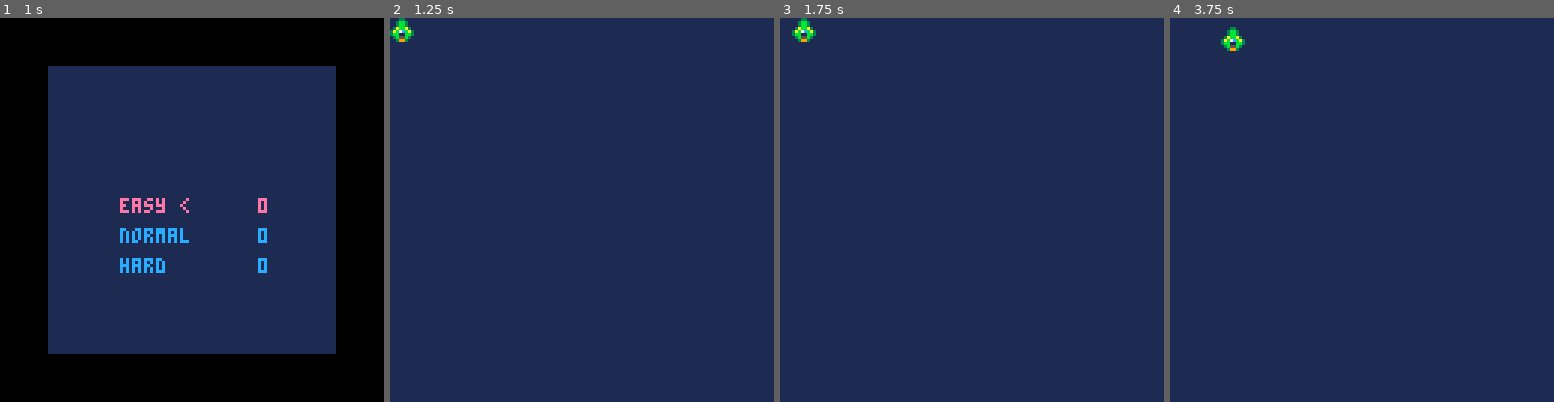
Above: before the commit, frames 1-4 (left to right).
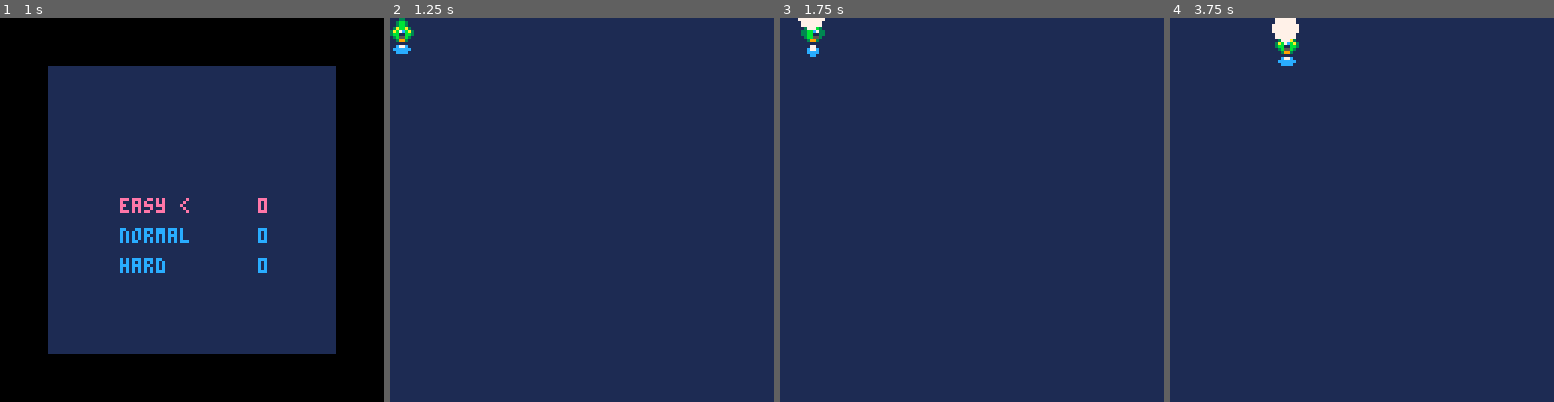
Above: after the commit, the same moments.

Repository: ehmtang/shmup_p8
Game: PICO-8 cartridge cart.p8
The game is run twice, just before and just after one commit, with the same random seed, the same clock (stepped at 60 frames per second) and the same inputs.
Inputs:
- Up to frame 1 (1 s): tap X (X key) at 0.33 s; tap O (Z key) at 0.7 s
- Up to frame 2 (1.25 s): tap X (X key) at 1.07 s
- Up to frame 3 (1.75 s): hold Right from 1.6 s (still down); tap O (Z key) at 1.7 s
- Up to frame 4 (3.75 s): tap X (X key) at 1.85, 2.97 s; release Right at 2.1 s; tap O (Z key) every 0.4 s from 2.1 to 3.7 s; hold Up 2.15-2.42 s; hold Right 2.47-3.03 s; hold Left 3.08-3.58 s; hold Down from 3.63 s (still down)

Frame 1 is identical in both runs. In frame 2, less than 0.1% of the frame differs, in the area x 0-6%, y 7-10%; in frame 3, 0.5%; in frame 4, 0.8%, in the area x 13-34%, y 0-13%.

Commit message:
anims added

Diff:
--- a/cart.p8
+++ b/cart.p8
@@ -5,31 +5,38 @@
 -- @ehmtang
 --⬅️➡️⬆️⬇️ ❎🅾️
 -- game states and objects
-#include scripts/entities/gameobject.lua
+#include scripts/objects/gameobject.lua
 #include scripts/scenes/flowState.lua
---#include scripts/entities/camera.lua
---#include scripts/entities/ui.lua
+--#include scripts/objects/camera.lua
+--#include scripts/objects/ui.lua
+#include scripts/objects/player.lua
+#include scripts/objects/bullet.lua
 
 -- scenes
 #include scripts/scenes/level.lua
 #include scripts/scenes/menu.lua
 #include scripts/scenes/splash.lua
 
--- entities
-#include scripts/entities/player.lua
 
 -- utilities
---#include scripts/utilities/logon.lua
+#include scripts/utilities/logger.lua
 #include scripts/utilities/globals.lua
 
 --main
 #include scripts/main.lua
 __gfx__
-00000000000330000000000000000000000000000000000000000000000000000000000000000000000000000000000000000000000000000000000000000000
-00000000003bb3000000000000000000000000000000000000000000000000000000000000000000000000000000000000000000000000000000000000000000
-00700700003bb3000000000000000000000000000000000000000000000000000000000000000000000000000000000000000000000000000000000000000000
-0007700003abba300000000000000000000000000000000000000000000000000000000000000000000000000000000000000000000000000000000000000000
-000770003ab7cba30000000000000000000000000000000000000000000000000000000000000000000000000000000000000000000000000000000000000000
-007007003bb11bb30000000000000000000000000000000000000000000000000000000000000000000000000000000000000000000000000000000000000000
-0000000003b55b300000000000000000000000000000000000000000000000000000000000000000000000000000000000000000000000000000000000000000
-00000000003993000000000000000000000000000000000000000000000000000000000000000000000000000000000000000000000000000000000000000000
+00000000000330000003300000033000000000000000000000000000000000000000000000000000000000000000000000000000000000000000000000000000
+00000000003bb300003bb300003bb3000000000000077000000770000007700000c77c0000077000000000000000000000000000000000000000000000000000
+00700700003bb300003bb300003bb3000000000000c77c000007700000c77c000cccccc000c77c00000000000000000000000000000000000000000000000000
+0007700003bbba3003abba3003abbb300000000000cccc00000cc00000cccc0000cccc0000cccc00000000000000000000000000000000000000000000000000
+00077000337cbb333ab7cba333bbc73300000000000cc000000cc000000cc00000000000000cc000000000000000000000000000000000000000000000000000
+007007003311bb333bb11bb333bb11330000000000000000000cc000000000000000000000000000000000000000000000000000000000000000000000000000
+000000000355bb3003b55b3003bb5530000000000000000000000000000000000000000000000000000000000000000000000000000000000000000000000000
+00000000003993000039930000399300000000000000000000000000000000000000000000000000000000000000000000000000000000000000000000000000
+00000000000000000000000000000000000000000000000000000000000000000000000000000000000000000000000000000000000000000000000000000000
+00099000000000000000000000000000000000000000000000000000000000000000000000000000000000000000000000000000000000000000000000000000
+00977900000000000000000000000000000000000000000000000000000000000000000000000000000000000000000000000000000000000000000000000000
+009a7900000000000000000000000000000000000000000000000000000000000000000000000000000000000000000000000000000000000000000000000000
+00099000000000000000000000000000000000000000000000000000000000000000000000000000000000000000000000000000000000000000000000000000
+
+
--- a/scripts/entities/player.lua
+++ /dev/null
@@ -1,57 +0,0 @@
-player_obj = g_obj:new({
-    max_vel = 2,
-
-    init = function(_ENV)
-        sprite_id = 1
-        pos_x = 0
-        pos_y = 0
-        vel_x = 0
-        vel_y = 0
-        acc_x = 0
-        acc_y = 0
-        --pos_y = floory[current_elevator.current_floor_idx]
-    end,
-
-    update = function(_ENV)
-        _ENV:player_ctrls()
-        _ENV:bound_player()
-        g_obj.update(_ENV)
-    end,
-
-    draw = function(_ENV)
-        g_obj.draw(_ENV)
-    end,
-
-    player_ctrls = function(_ENV)
-        if btn(0) then
-            pos_x -= 1 -- Move left
-        elseif btn(1) then
-            pos_x += 1 -- Move right
-        end
-
-        if btn(2) then
-            pos_y -= 1 -- Move up
-        elseif btn(3) then
-            pos_y += 1 -- Move down
-        end
-
-        if btn(4) then
-
-        end
-    end,
-
-    bound_player = function(_ENV)
-        if pos_x > 120 then
-            pos_x = 120
-        elseif pos_x < 0 then
-            pos_x = 0
-        end
-
-        if pos_y > 120 then
-            pos_y = 120
-        elseif pos_y < 0 then
-            pos_y = 0
-        end
-    end
-
-})
--- /dev/null
+++ b/scripts/objects/bullet.lua
@@ -0,0 +1,12 @@
+bullet_obj = g_obj:new({
+    vel_y = -3,
+    sprite_id = 16,
+
+    update = function(_ENV)
+        g_obj.update(_ENV)
+    end,
+
+    draw = function(_ENV)
+        g_obj.draw(_ENV)
+    end,
+})
--- a/scripts/entities/gameobject.lua
+++ b/scripts/objects/gameobject.lua
@@ -51,7 +51,11 @@
 
 -- to inherit from this class do this
 
---new_obj=g_obj:new({x=5, update=function(_ENV){
---  x++}})
+--new_obj=g_obj:new({
+--  x=5,
+--  update=function(_ENV)
+--  {
+--      x++}
+--  })
 
 --for global assignment inside class use
--- /dev/null
+++ b/scripts/objects/player.lua
@@ -0,0 +1,148 @@
+player_obj = g_obj:new({
+
+    max_vel = 1,
+
+    vel_decay = 0.05,
+    acc_decay = 0.1,
+
+    bullets = {},
+    fire_time = 0,
+    fire_rate = 0.3,
+
+    exh_spr_id = 5,
+    exh_anim_spd = 0.8,
+    exh_frame = 0,
+    exh_frame_pos = 0,
+    exh_nframes = 5,
+
+    muzzle_r = 0,
+    muzzle_rmax = 5,
+
+    init = function(_ENV)
+        sprite_id = 2
+        pos_x = 0
+        pos_y = 0
+        vel_x = 0
+        vel_y = 0
+        acc_x = 0
+        acc_y = 0
+    end,
+
+    update = function(_ENV)
+        _ENV:player_ctrls()
+        _ENV:bound_player()
+
+        fire_time += g_elapsed_time
+
+        -- Update bullets
+        _ENV:update_bullets()
+
+        -- Apply velocity decay when no input is given
+        if not (btn(0) or btn(1)) then
+            vel_x -= vel_decay * sign(vel_x)
+            if abs(vel_x) < 0.01 then
+                vel_x = 0
+            end
+        end
+        if not (btn(2) or btn(3)) then
+            vel_y -= vel_decay * sign(vel_y)
+            if abs(vel_y) < 0.01 then
+                vel_y = 0
+            end
+        end
+
+        -- clamp velocities
+        if ssqr(vel_x, vel_y) > max_vel * max_vel then
+            local nvel_x, nvel_y = norm(vel_x, vel_y)
+            vel_x = nvel_x * max_vel
+            vel_y = nvel_y * max_vel
+        end
+
+        muzzle_r -=1
+        muzzle_r = mid(0, muzzle_r, muzzle_rmax)
+        g_obj.update(_ENV)
+    end,
+
+    draw = function(_ENV)
+        -- draw all bullets
+        for _, bullet in ipairs(bullets) do
+            bullet:draw()
+        end
+
+        -- set left, right and idle sprites
+        if btn(0) then
+            sprite_id = 1
+        elseif btn(1) then
+            sprite_id = 3
+        else
+            sprite_id = 2
+        end
+
+        -- exhaust animation
+        exh_frame_pos += exh_anim_spd
+        if (exh_frame_pos > 1) then
+            exh_frame += 1
+            exh_frame_pos -= 1
+
+            if exh_frame >= exh_nframes then
+                exh_frame = 0
+            end
+        end
+        spr(exh_spr_id + exh_frame, pos_x, pos_y + 8)
+
+
+        g_obj.draw(_ENV)
+
+        -- muzzle flash
+        circfill(pos_x + 3, pos_y - 1, muzzle_r, 7)
+    end,
+
+    player_ctrls = function(_ENV)
+        if btn(0) then
+            acc_x = -1 -- Move left
+        elseif btn(1) then
+            acc_x = 1  -- Move right
+        else
+            acc_x = 0
+        end
+
+        if btn(2) then
+            acc_y = -1 -- Move up
+        elseif btn(3) then
+            acc_y = 1  -- Move down
+        else
+            acc_y = 0
+        end
+
+        if btn(4) then
+            if fire_time > fire_rate then
+                _ENV:shoot_bullet()
+            end
+        end
+    end,
+
+    shoot_bullet = function(_ENV)
+        sfx(0)
+        local bullet = bullet_obj:new({
+            pos_x = pos_x,
+            pos_y = pos_y - 2,
+        })
+        add(bullets, bullet)
+        muzzle_r = muzzle_rmax
+        fire_time = 0
+    end,
+
+    update_bullets = function(_ENV)
+        for i = #bullets, 1, -1 do
+            bullets[i]:update()
+            if bullets[i].pos_y < 0 or bullets[i].pos_y > 128 then
+                deli(bullets, i)
+            end
+        end
+    end,
+
+    bound_player = function(_ENV)
+        pos_x = mid(0, pos_x, 120)
+        pos_y = mid(0, pos_y, 120)
+    end,
+})
--- a/scripts/scenes/level.lua
+++ b/scripts/scenes/level.lua
@@ -25,6 +25,8 @@
         rectfill(0, 0, 127, 127, 1)
         --ui_obj:draw()
         player:draw()
+
+
     end
 })
 
--- a/scripts/utilities/globals.lua
+++ b/scripts/utilities/globals.lua
@@ -12,9 +12,22 @@
 end
 
 function print_bold_r_aligned(text, x, y, text_colour, highlight_colour)
-    print(text, x - #text*4 - 1, y, highlight_colour)
-    print(text, x - #text*4 + 1, y, highlight_colour)
-    print(text, x - #text*4, y - 1, highlight_colour)
-    print(text, x - #text*4, y + 1, highlight_colour)
-    print(text, x - #text*4, y, text_colour)
+    print(text, x - #text * 4 - 1, y, highlight_colour)
+    print(text, x - #text * 4 + 1, y, highlight_colour)
+    print(text, x - #text * 4, y - 1, highlight_colour)
+    print(text, x - #text * 4, y + 1, highlight_colour)
+    print(text, x - #text * 4, y, text_colour)
 end
+
+function sign(x)
+    return x > 0 and 1 or (x < 0 and -1 or 0)
+end
+
+function ssqr(x, y)
+    return x*x + y*y
+end
+
+function norm(x, y)
+    local len_sq = ssqr(x, y)
+    return len_sq > 0 and (x / sqrt(len_sq)), (y / sqrt(len_sq)) or 0, 0
+end
--- a/scripts/utilities/logon.lua
+++ b/scripts/utilities/logger.lua
@@ -1,6 +1,5 @@
 function clear_log()
     printh("LOG START : ", "scripts/logs/log")
-    --..stat(90).."-"..stat(91).."-"..stat(92).." "..stat(93)..":"..stat(94)..":"..stat(95), "scripts/logs/log", true)
 end
 
 function log(value)
--- a/scripts/utilities/logoff.lua
+++ /dev/null
@@ -1,7 +0,0 @@
-function clear_log()
-    --printh("LOG START : ","ld55/log",true)--..stat(90).."-"..stat(91).."-"..stat(92).." "..stat(93)..":"..stat(94)..":"..stat(95), "ld55/log", true)
-end
-
-function log(value)
-    --printh(value, "ld55/log")
-end
Not shown, changed: the sound effects (__sfx__) section of cart.p8
Renamed: scripts/entities/camera.lua -> scripts/objects/camera.lua
Renamed: scripts/entities/ui.lua -> scripts/objects/ui.lua
